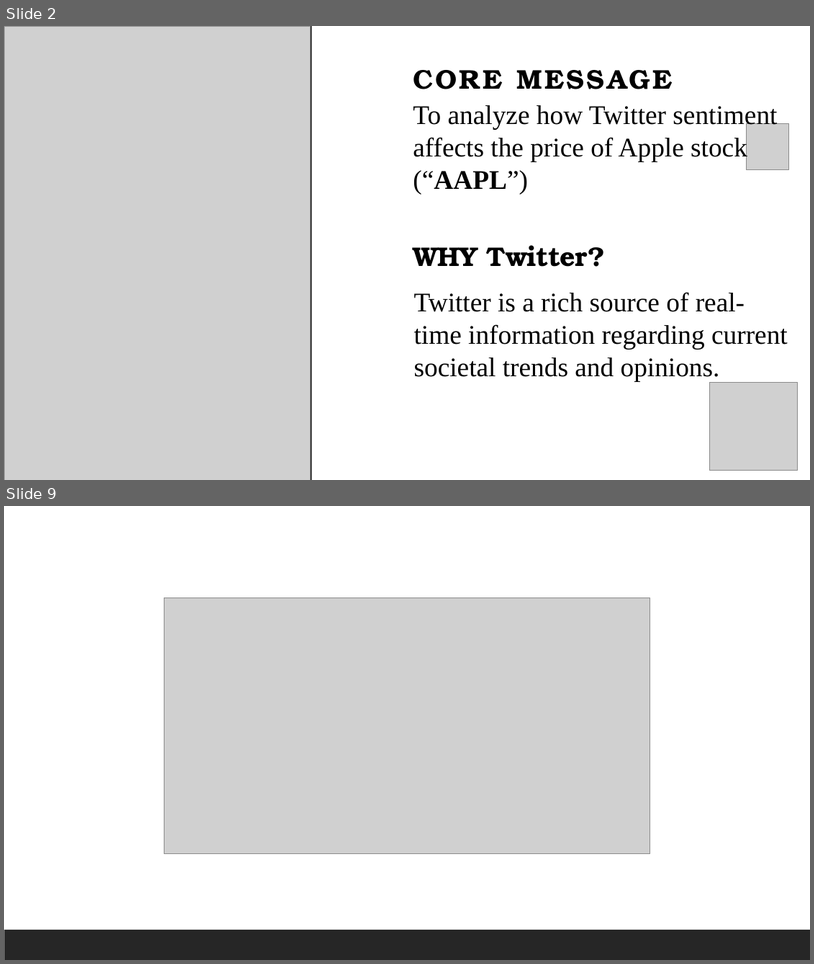
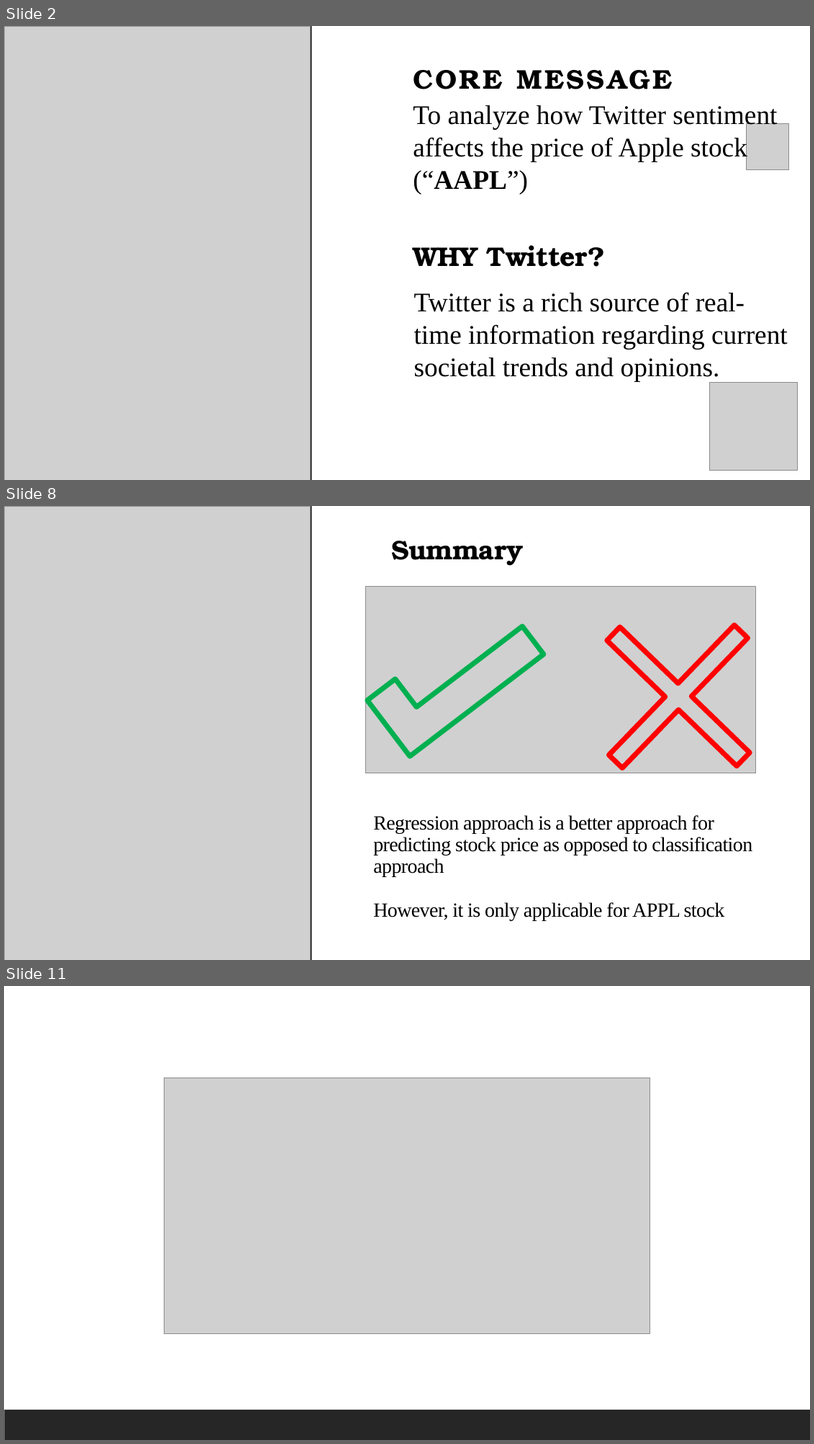
Before and after one commit to you915/Sentiment-Analysis-of-Twitter-Data-for-predicting-Apple-stock-price, a slide deck: Project 2 - Group 4.pptx. Shown one above the other, each under a label of ours: slides 2 and 9 before the commit, slides 2, 8 and 11 after it; the slides between them are not shown. The pictures are 814x964 and 814x1444 pixels, drawn with LibreOffice and Linux fonts; fonts in the diff are those of the drawing; grey boxes stand for pictures. Boxes give left, top, right and bottom in pixels: in the first picture for what was removed or moved away, otherwise in the second. Text is boxed around its words. In the diff, an @@ line names an element or a change of style, - is before the commit and + after.

```diff
--- a/Project 2 - Group 4.pptx
+++ b/Project 2 - Group 4.pptx
@@ slide 8 added at <box>4,506,810,960</box>, background #FFFFFF; not listed: 1 template element that a slide beside it also shows @@
@@ picture added at <box>4,506,311,960</box> @@
@@ text added at <box>391,541,524,566</box>, 32 pt, text #000000, bold @@
+Summary
@@ plus added at <box>551,569,807,824</box>, outline #FF0000 6 pt @@
@@ picture added at <box>365,587,756,773</box> @@
@@ corner added at <box>368,598,544,756</box>, outline #00B050 6 pt @@
@@ text added at <box>373,815,753,920</box>, 24 pt, text #000000 @@
+Regression approach is a better approach for predicting stock price as opposed to classification approach
+However, it is only applicable for APPL stock
@@ what was slide 9 is now slide 11 @@
```
Also in this commit, not shown: 5 slides changed, 2 other slides added, 1 slide removed.
